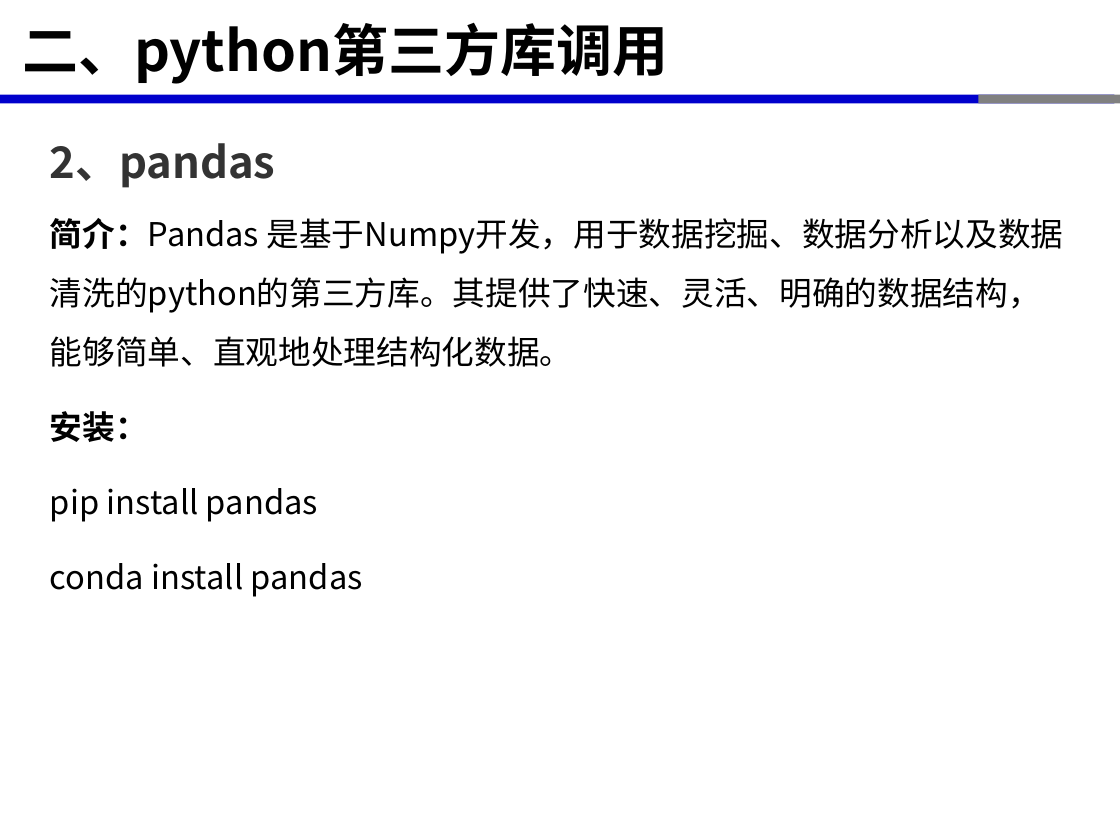
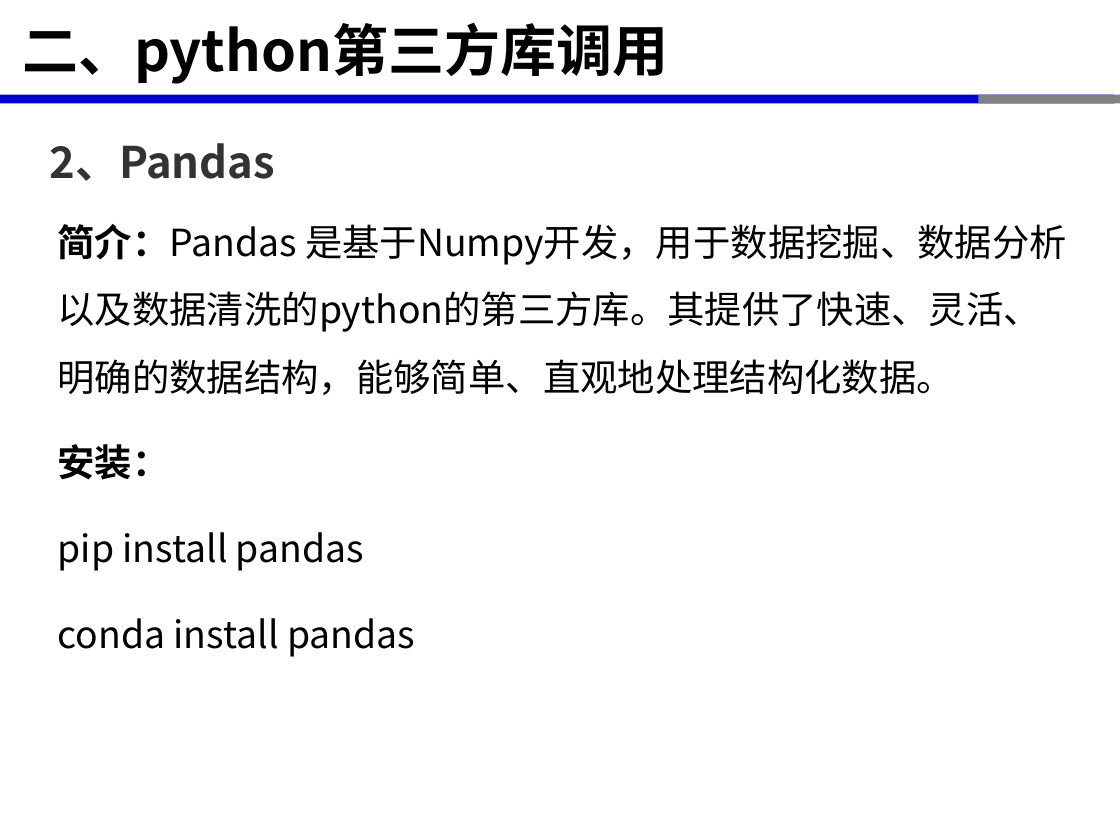
Before and after one commit to xinluo2018/spatial-data-processing, a slide deck: slide 9 of 第2章-Python程序设计基础/第3节-python库调用-2课时.pptx. Drawn at 1120x840 pixels with LibreOffice and Linux fonts; fonts in the diff are those of the drawing. Boxes give left, top, right and bottom in pixels: in the first picture for what was removed or moved away, otherwise in the second. Text is boxed around its words. In the diff, an @@ line names an element or a change of style, - is before the commit and + after.

```diff
--- a/第2章-Python程序设计基础/第3节-python库调用-2课时.pptx
+++ b/第2章-Python程序设计基础/第3节-python库调用-2课时.pptx
@@ text at [50,143,275,181]: text changed @@
-2、pandas
+2、Pandas
@@ text "简介：Pandas 是基于Numpy开发，用于数据挖掘、数据分析以及数据清洗的python的第三方库。其提供了快速、灵活 ...": place and size @@
-text "简介：Pandas 是基于Numpy开发，用于数据挖掘、数据分析以及数据清洗的python的第三方库。其提供了快速、灵活 ..." at [50,218,1064,597]
+text "简介：Pandas 是基于Numpy开发，用于数据挖掘、数据分析以及数据清洗的python的第三方库。其提供了快速、灵活 ..." at [58,224,1066,657]
@@ text "简介：Pandas 是基于Numpy开发，用于数据挖掘、数据分析以及数据清洗的python的第三方库。其提供了快速、灵活 ..." at [58,224,1066,657]: size 21 to 24 pt; more space between paragraphs @@
```
Also in this commit, not shown: 10 other slides changed, 20 other files.
